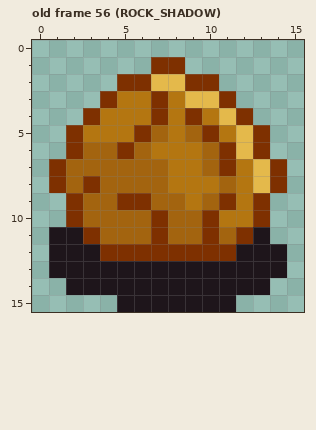
Pixel-art file -- examples/the-dungeon-puzzlers-lament/gfx/sprites16x16.aseprite. The picture above was drawn from the file before the commit.
16x16 pixels, 71 frames. Shown: old frame 56 (ROCK_SHADOW). The commit also changed other frames, which this record leaves out.
Now the later version:
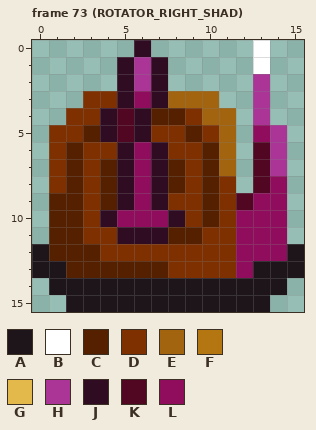
Palette (. is transparent): A #1e151b  B #ffffff  C #552000  D #7e3000  E #a3640f  F #b47611  G #e4b94b  H #aa3597  J #300c23  K #510622  L #8f0d5c
A new or re-ordered frame is compared with the old frame closest to it.
Commit message: add snail rotator
What changed:
frames 71 -> 79
layer "Layer 3" added
--- frame 73 (ROTATOR_RIGHT_SHAD) is new; against old frame 56 (ROCK_SHADOW)
@@ x 0..15 @@
- 0 ................
- 1 .......DD.......
- 2 .....DDGGDD.....
- 3 ....DFFDFGGD....
- 4 ...DFFFDFDFGD...
- 5 ..DFFFDEFEDFGD..
- 6 ..DEEDEFFFEDGD..
- 7 .DEEEEEEFFEDFGD.
- 8 .DEDEEEEFFFEFGD.
- 9 ..DEEDDEEFEDFD..
-10 ..DEEEEDEEDFFD..
-11 .AADEEEDEEDEDA..
-12 .AAADDDDDDDDAAA.
-13 .AAAAAAAAAAAAAA.
-14 ..AAAAAAAAAAAA..
-15 .....AAAAAAA....
+ 0 ......J......B..
+ 1 .....JHJ.....B..
+ 2 .....JHJ.....H..
+ 3 ...DDJLJEEE..H..
+ 4 ..DDJKJCCDEE.H..
+ 5 .DDCJKJDDCDE.LH.
+ 6 .DCDDJLJDDCE.KH.
+ 7 .DCDCJLJCDCE.KH.
+ 8 .DCDCJLJCDCD.KL.
+ 9 .CCDCJLJDDCDKLL.
+10 .CCDJLLLJDCDLLL.
+11 .CCDDJJJCCDDLLL.
+12 ACCCDDDDDDDDLLLA
+13 AACCCCCCDDDDLAAA
+14 .AAAAAAAAAAAAAA.
+15 ..AAAAAAAAAAAA..
Pixel boxes of the changes (left, top, right, bottom) in both pictures:
changed: (32, 40, 304, 312)
